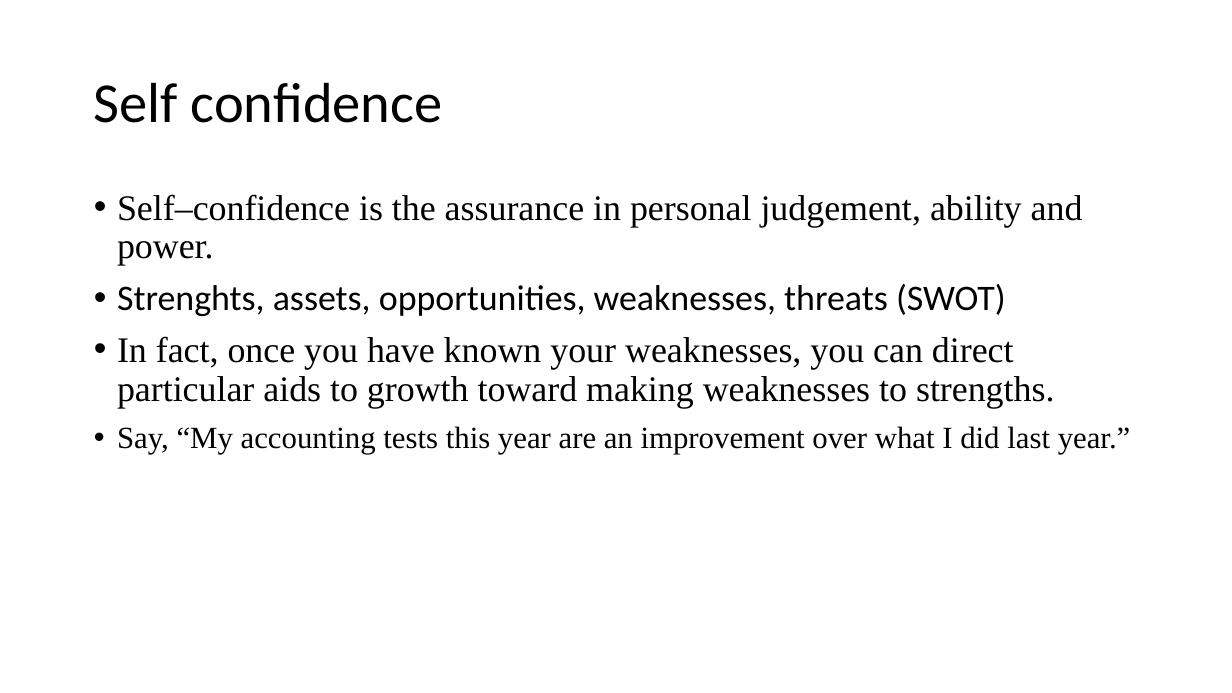
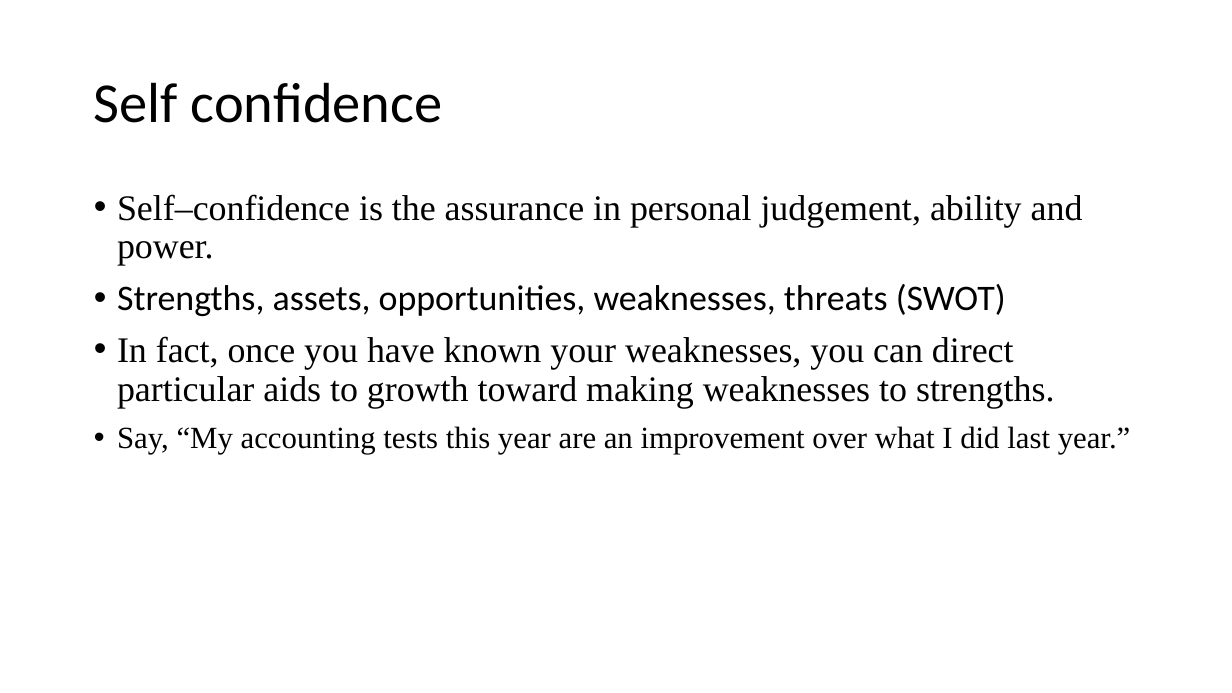
Before and after one commit to mutanganajoseph/Documents, a slide deck: slide 12 of auca/sem-2/study-research-edrom-8113/Study methods presentation.odp. Drawn at 1232x693 pixels with LibreOffice and Linux fonts; fonts in the diff are those of the drawing. Boxes give left, top, right and bottom in pixels: in the first picture for what was removed or moved away, otherwise in the second. Text is boxed around its words. In the diff, an @@ line names an element or a change of style, - is before the commit and + after.

```diff
--- a/auca/sem-2/study-research-edrom-8113/Study methods presentation.odp
+++ b/auca/sem-2/study-research-edrom-8113/Study methods presentation.odp
@@ text at (117,284,1006,316): text changed @@
-• Strenghts, assets, opportunities, weaknesses, threats (SWOT)
+• Strengths, assets, opportunities, weaknesses, threats (SWOT)
```
Also in this commit, not shown: 3 other slides changed, 6 other files.
